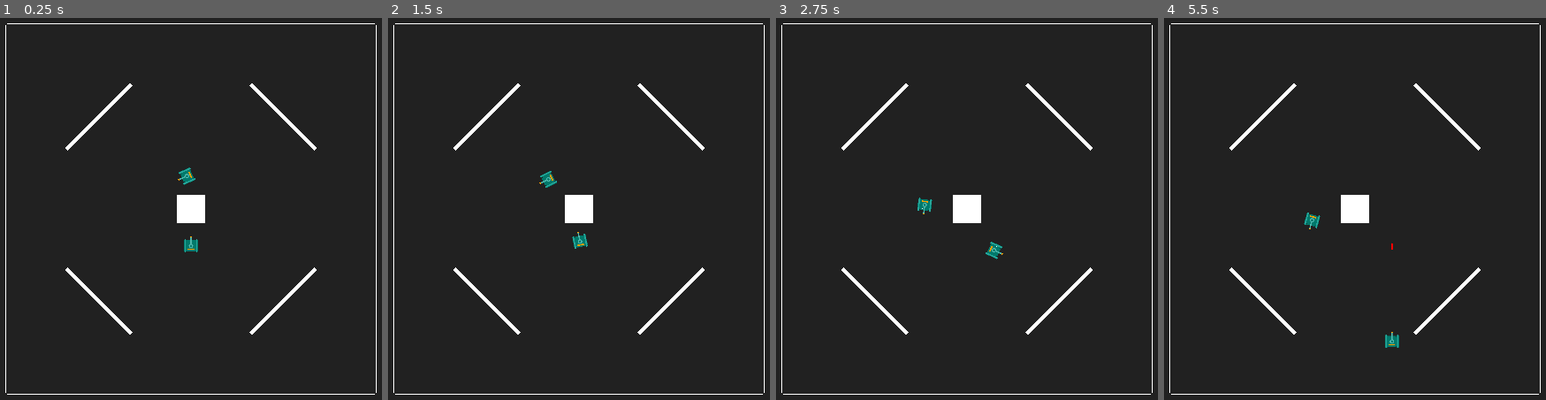
Above: before the commit, frames 1-4 (left to right).
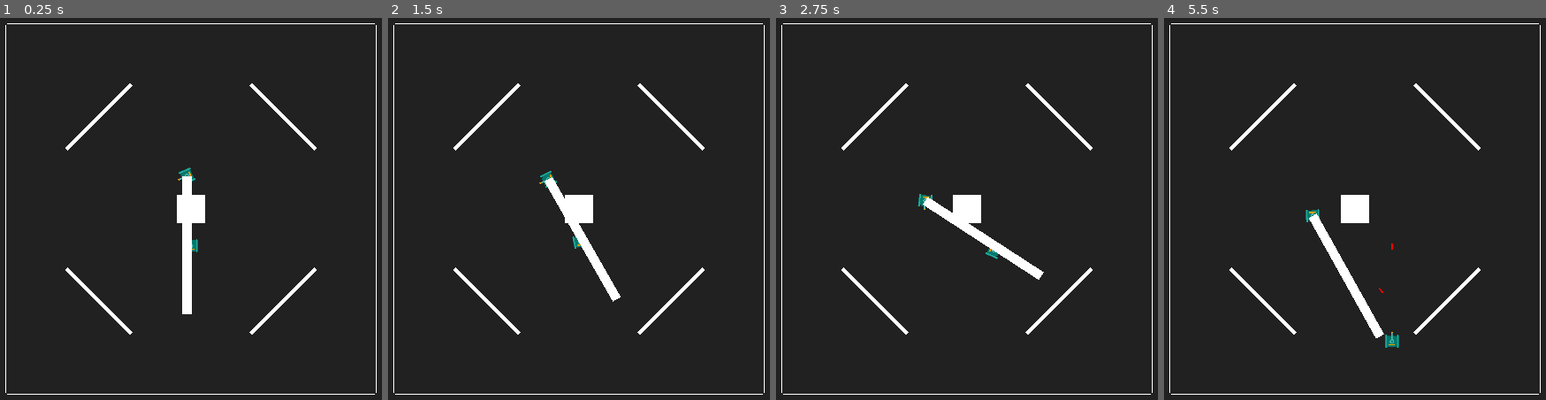
Above: after the commit, the same moments.

Repository: ashmeet28/battletanks
Game: Godot game, scene res://arena.tscn
Two runs of this game, one before a commit and one after it. Both use one fixed random seed, a clock stepped at 60 frames per second and the inputs below.
Inputs:
- Up to frame 1 (0.25 s): no input
- Up to frame 2 (1.5 s): hold W (tank_move_forward) 0.53-1.28 s; hold Space (tank_fire) 0.53-1.28 s; hold S (tank_move_backwards) from 1.28 s (still down); tap A (tank_turn_anticlockwise) at 1.35 s
- Up to frame 3 (2.75 s): release S (tank_move_backwards) at 2.03 s; hold W (tank_move_forward) from 2.03 s (still down); hold D (tank_turn_clockwise) from 2.03 s (still down)
- Up to frame 4 (5.5 s): release D (tank_turn_clockwise) at 2.78 s; tap Space (tank_fire) at 2.85 s; release W (tank_move_forward) at 3.53 s; hold A (tank_turn_anticlockwise) 3.53-4.28 s; hold S (tank_move_backwards) from 3.53 s (still down); tap D (tank_turn_clockwise) at 4.35 s; hold Space (tank_fire) from 5.03 s (still down)

The runs differ from the first frame. In frame 1, 0.7% of the frame differs, in the area x 47-51%, y 41-78%; in frame 2, 0.8%; in frame 3, 0.9%; in frame 4, 1.0%, in the area x 36-58%, y 50-84%.

Commit message:
Area now working

Diff:
--- a/bot_tank.gd
+++ b/bot_tank.gd
@@ -32,27 +32,20 @@
 func is_target_tank_in_line_of_sight():
 	free_white_square_points()
 
-	var p1 = global_position
-	var p2 = get_target_tank().global_position
-	if p1.distance_to(p2) > 1500.0:
-		return false
-	var ray_colliding_count:int = 0
-	var p = p1.direction_to(p2).rotated(PI/2) * 50
+	var p1 = position
+	var p2 = get_target_tank().position
 
-	spaw_white_square_points([p1-p, p2-p,p1+p, p2+p])
-	var q = PhysicsRayQueryParameters2D.create(p1 + p, p2 + p)
-	q.exclude = [self]
-	var r = get_world_2d().direct_space_state.intersect_ray(q)
-	if !(r.has("collider") && r.collider.is_in_group("tanks") && r.collider.tank_id == target_tank_id):
-		return false
+	$Area2D.position = p1.direction_to(p2).rotated(-rotation) * 750
+	$Area2D.rotation = p1.direction_to(p2).rotated(-rotation).angle() + (PI/2)
 
-	q = PhysicsRayQueryParameters2D.create(p1 - p, p2 - p)
-	q.exclude = [self]
-	r = get_world_2d().direct_space_state.intersect_ray(q)
-	if !(r.has("collider") && r.collider.is_in_group("tanks") && r.collider.tank_id == target_tank_id):
-		return false
-
-	return true
+	var has_target_tank = false
+	if $Area2D.has_overlapping_bodies():
+		for b in $Area2D.get_overlapping_bodies():
+			if b.is_in_group("tanks") && b.tank_id == target_tank_id:
+				has_target_tank = true
+			elif b != self:
+				return false
+	return has_target_tank
 
 func tank_rotate_towards_direction(v1, delta):
 	var v2 = Vector2.UP.rotated(rotation)
--- a/bot_tank.tscn
+++ b/bot_tank.tscn
@@ -1,9 +1,11 @@
-[gd_scene load_steps=4 format=3 uid="uid://dxqjxers5o7km"]
+[gd_scene load_steps=5 format=3 uid="uid://dxqjxers5o7km"]
 
 [ext_resource type="Texture2D" uid="uid://cuy4n1yfc0alr" path="res://tank.svg" id="1_bqgdb"]
 [ext_resource type="Script" path="res://bot_tank.gd" id="1_mv1gb"]
+[ext_resource type="Texture2D" uid="uid://be3ur7c5685av" path="res://white_square.svg" id="3_xfff8"]
 
 [sub_resource type="RectangleShape2D" id="RectangleShape2D_nbfu4"]
+size = Vector2(80, 1500)
 
 [node name="BotTank" type="CharacterBody2D" groups=["tanks"]]
 script = ExtResource("1_mv1gb")
@@ -19,6 +21,11 @@
 target_position = Vector2(0, -10000)
 
 [node name="Area2D" type="Area2D" parent="."]
+position = Vector2(0, -750)
 
 [node name="CollisionShape2D" type="CollisionShape2D" parent="Area2D"]
 shape = SubResource("RectangleShape2D_nbfu4")
+
+[node name="Sprite2D" type="Sprite2D" parent="Area2D"]
+scale = Vector2(1, 15)
+texture = ExtResource("3_xfff8")
